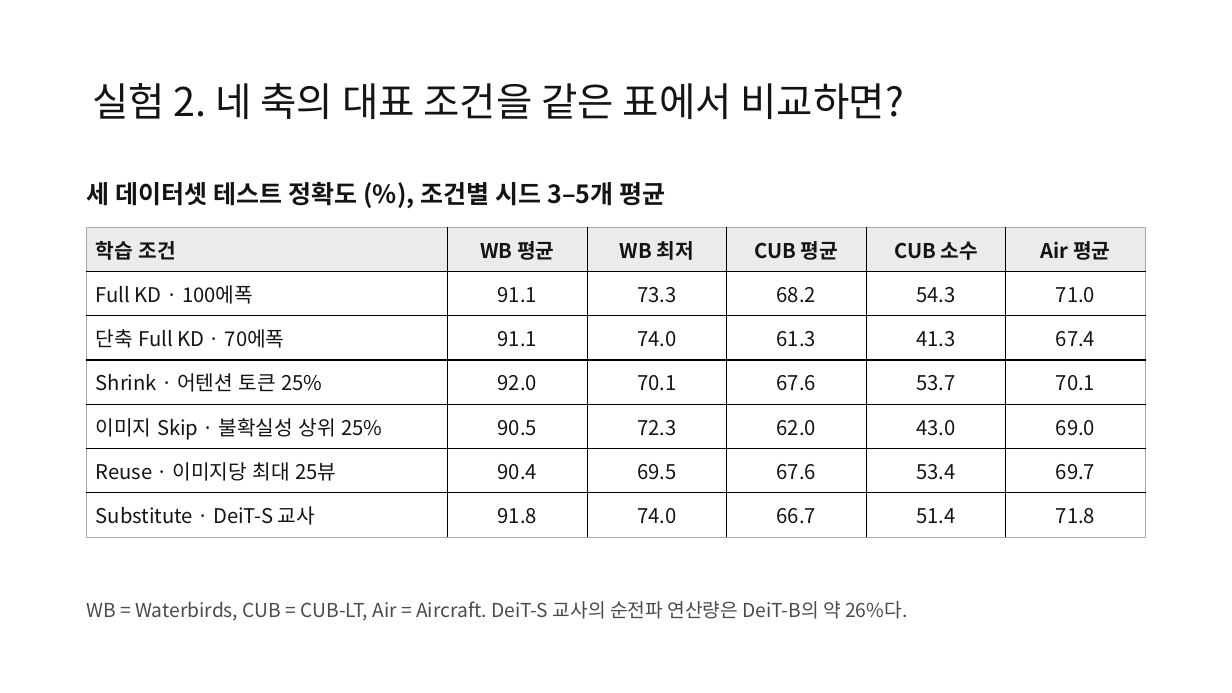
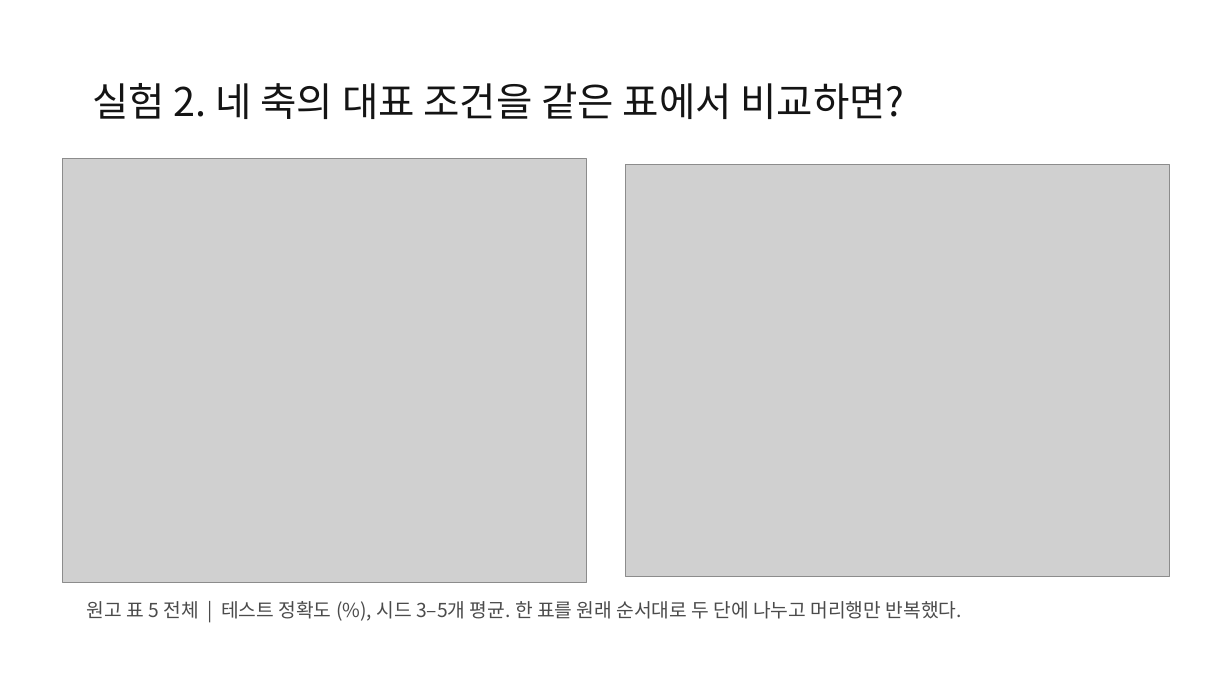
Before and after one commit to jeehoo0507/Efficient-KD-for-Vision, a slide deck: slide 9 of presentations/vision-kd-seminar/EKD-seminar.pptx. Drawn at 1232x693 pixels with LibreOffice and Linux fonts; fonts in the diff are those of the drawing; grey boxes stand for pictures. Boxes give left, top, right and bottom in pixels: in the first picture for what was removed or moved away, otherwise in the second. Text is boxed around its words. In the diff, an @@ line names an element or a change of style, - is before the commit and + after.

```diff
--- a/presentations/vision-kd-seminar/EKD-seminar.pptx
+++ b/presentations/vision-kd-seminar/EKD-seminar.pptx
@@ picture added at [63,159,587,582] @@
@@ picture added at [626,165,1170,577] @@
@@ text removed at [87,182,665,206] @@
-세 데이터셋 테스트 정확도 (%), 조건별 시드 3–5개 평균
@@ table removed at [87,227,1146,537], 7 rows, 6 columns @@
-학습 조건 | WB 평균 | WB 최저 | CUB 평균 | CUB 소수 | Air 평균
-Full KD · 100에폭 | 91.1 | 73.3 | 68.2 | 54.3 | 71.0
-단축 Full KD · 70에폭 | 91.1 | 74.0 | 61.3 | 41.3 | 67.4
-Shrink · 어텐션 토큰 25% | 92.0 | 70.1 | 67.6 | 53.7 | 70.1
-이미지 Skip · 불확실성 상위 25% | 90.5 | 72.3 | 62.0 | 43.0 | 69.0
-Reuse · 이미지당 최대 25뷰 | 90.4 | 69.5 | 67.6 | 53.4 | 69.7
-Substitute · DeiT-S 교사 | 91.8 | 74.0 | 66.7 | 51.4 | 71.8
@@ text at [87,601,963,619]: text changed @@
-WB = Waterbirds, CUB = CUB-LT, Air = Aircraft. DeiT-S 교사의 순전파 연산량은 DeiT-B의 약 26%다.
+원고 표 5 전체 | 테스트 정확도 (%), 시드 3–5개 평균. 한 표를 원래 순서대로 두 단에 나누고 머리행만 반복했다.
```
Also in this commit, not shown: 9 other slides changed, 5 slides added, 5 slides removed, 30 other files.
